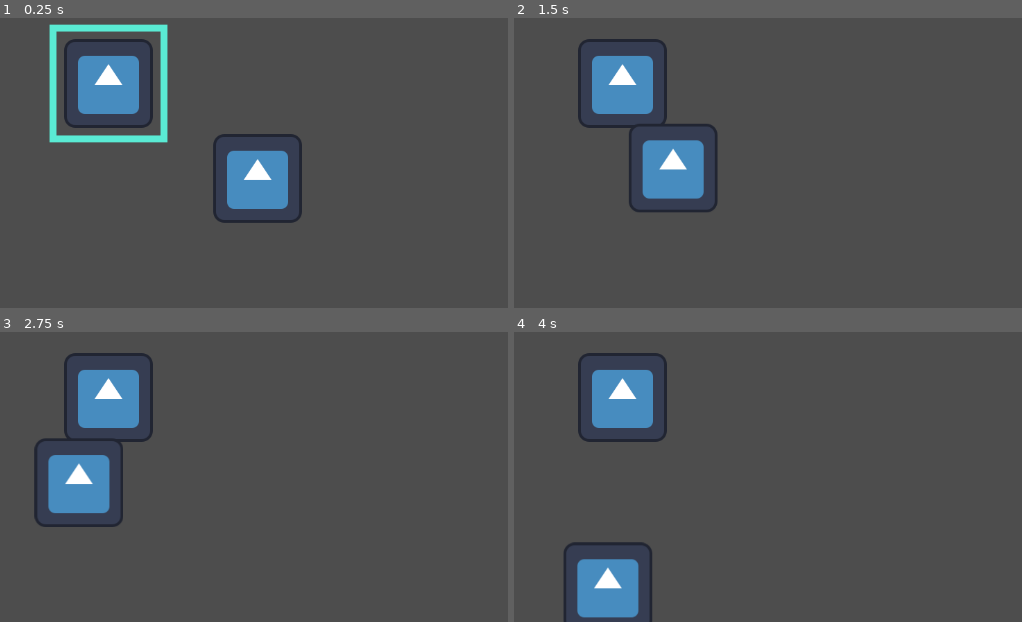
Above: before the commit, frames 1-4 (two rows, left to right).
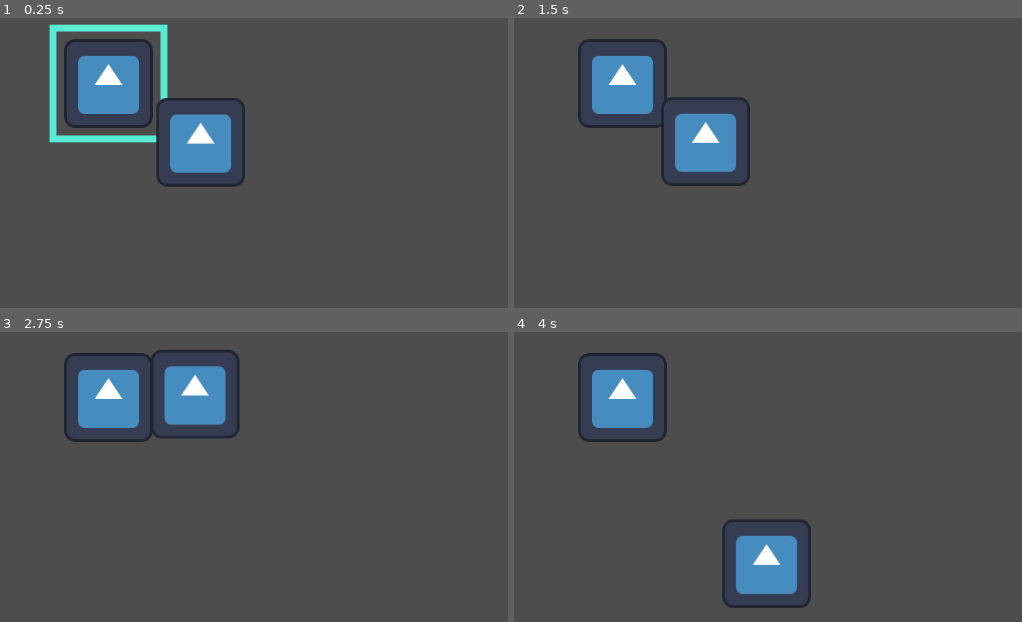
Above: after the commit, the same moments.

Repository: ArtCrafter2999/life-in-war
Game: Godot game, scene res://main_scene.tscn
Two runs of this game, one before a commit and one after it. Both use one fixed random seed, a clock stepped at 60 frames per second and the inputs below. The engine's default icon, where the game draws it, is replaced by a stand-in: a white triangle on a blue panel in a dark square.
Inputs:
- Up to frame 1 (0.25 s): no input
- Up to frame 2 (1.5 s): tap Enter at 0.5 s; hold D (Right) 0.53-1.28 s; tap E (Photo) at 0.6, 1.35 s; hold S (Down) from 1.28 s (still down)
- Up to frame 3 (2.75 s): release S (Down) at 2.03 s; hold D (Right) from 2.03 s (still down); tap E (Photo) at 2.1 s
- Up to frame 4 (4 s): release D (Right) at 2.78 s; hold W (Up) 2.78-3.53 s; tap E (Photo) at 2.85, 3.6 s; hold A (Left) from 3.53 s (still down)

The runs differ from the first frame. In frame 1, 6.1% of the frame differs, in the area x 30-60%, y 27-71%; in frame 2, 4.7%; in frame 3, 6.1%; in frame 4, 6.2%, in the area x 9-59%, y 64-100%.

Commit message:
Added happy mood

Diff:
--- a/creatures/node/creature.gd
+++ b/creatures/node/creature.gd
@@ -4,15 +4,15 @@
 @export var creature: Creature:
 	set(new):
 		creature = new
-		if Engine.is_editor_hint():
+		if is_node_ready():
 			setup()
 
 
 @onready var collision_shape_2d: CollisionShape2D = $CollisionShape2D
 @onready var sprite_2d: Sprite2D = $Sprite2D
 @onready var photo_location: PhotoLocation = $PhotoLocation
+@onready var mood_handler: Node = $MoodHandler
 
-var mood: Creature.Mood = Creature.Mood.HAPPY
 
 var target: Vector2
 
@@ -21,6 +21,19 @@
 	collision_shape_2d.shape = creature.collision
 	setup()
 
+	if !Engine.is_editor_hint():
+		mood_handler.mood = Creature.Mood.HAPPY
+
+
+func _physics_process(_delta: float):
+	if Engine.is_editor_hint():
+		return
+
+	var direction = global_position.direction_to(target)
+	velocity = direction * creature.speed
+	move_and_slide()
+
+
 func setup():
 	sprite_2d.texture = creature.texture
 	collision_shape_2d.shape = creature.collision
--- a/creatures/node/creature.tscn
+++ b/creatures/node/creature.tscn
@@ -1,9 +1,13 @@
-[gd_scene load_steps=7 format=3 uid="uid://bwkvqboq5pkjq"]
+[gd_scene load_steps=11 format=3 uid="uid://bwkvqboq5pkjq"]
 
 [ext_resource type="Script" path="res://creatures/node/creature.gd" id="1_fe6uk"]
-[ext_resource type="Script" path="res://creatures/resource/creature.gd" id="2_yj3kf"]
+[ext_resource type="Script" path="res://creatures/resource/creature_res.gd" id="2_yj3kf"]
 [ext_resource type="PackedScene" uid="uid://wk6mc1w1bwio" path="res://photo_location/photo_location.tscn" id="3_fxs67"]
-[ext_resource type="Texture2D" uid="uid://cixhno4hvh0k2" path="res://icon.svg" id="4_hdj33"]
+[ext_resource type="Script" path="res://creatures/node/mood_handler.gd" id="4_g2eqk"]
+[ext_resource type="Script" path="res://creatures/node/moods/curious.gd" id="5_8v215"]
+[ext_resource type="Script" path="res://creatures/node/moods/frightened.gd" id="6_mmy67"]
+[ext_resource type="Script" path="res://creatures/node/moods/happy.gd" id="7_2wqsw"]
+[ext_resource type="Script" path="res://creatures/node/moods/cautious.gd" id="8_0eqbt"]
 
 [sub_resource type="Resource" id="Resource_2lptg"]
 script = ExtResource("2_yj3kf")
@@ -25,7 +29,26 @@
 [node name="CollisionShape2D" type="CollisionShape2D" parent="."]
 
 [node name="PhotoLocation" parent="." instance=ExtResource("3_fxs67")]
-photo = ExtResource("4_hdj33")
 
 [node name="CollisionShape2D" type="CollisionShape2D" parent="PhotoLocation"]
 shape = SubResource("CircleShape2D_ftxqh")
+
+[node name="MoodHandler" type="Node" parent="."]
+script = ExtResource("4_g2eqk")
+
+[node name="Curious" type="Node" parent="MoodHandler"]
+script = ExtResource("5_8v215")
+
+[node name="Frightened" type="Node" parent="MoodHandler"]
+script = ExtResource("6_mmy67")
+
+[node name="Happy" type="Node" parent="MoodHandler"]
+script = ExtResource("7_2wqsw")
+
+[node name="RunTimer" type="Timer" parent="MoodHandler/Happy"]
+autostart = true
+
+[node name="Cautious" type="Node" parent="MoodHandler"]
+script = ExtResource("8_0eqbt")
+
+[connection signal="timeout" from="MoodHandler/Happy/RunTimer" to="MoodHandler/Happy" method="_on_run_timer_timeout"]
--- /dev/null
+++ b/creatures/node/mood_handler.gd
@@ -0,0 +1,28 @@
+extends Node
+
+
+@onready var curious: Node = $Curious
+@onready var frightened: Node = $Frightened
+@onready var happy: Node = $Happy
+@onready var cautious: Node = $Cautious
+
+var mood: Creature.Mood:
+	set(new):
+		mood = new
+
+
+		if mood == Creature.Mood.CURIOUS:
+			curious.set_process_mode(Node.PROCESS_MODE_PAUSABLE)
+		elif mood == Creature.Mood.FRIGHTENED:
+			frightened.set_process_mode(Node.PROCESS_MODE_PAUSABLE)
+		elif mood == Creature.Mood.HAPPY:
+			happy.set_process_mode(Node.PROCESS_MODE_PAUSABLE)
+		else:
+			cautious.set_process_mode(Node.PROCESS_MODE_PAUSABLE)
+
+
+func reset():
+	curious.set_process_mode(Node.PROCESS_MODE_DISABLED)
+	frightened.set_process_mode(Node.PROCESS_MODE_DISABLED)
+	happy.set_process_mode(Node.PROCESS_MODE_DISABLED)
+	cautious.set_process_mode(Node.PROCESS_MODE_DISABLED)
--- /dev/null
+++ b/creatures/node/moods/cautious.gd
@@ -0,0 +1,11 @@
+extends Node
+
+
+# Called when the node enters the scene tree for the first time.
+func _ready() -> void:
+	pass # Replace with function body.
+
+
+# Called every frame. 'delta' is the elapsed time since the previous frame.
+func _process(delta: float) -> void:
+	pass
--- /dev/null
+++ b/creatures/node/moods/curious.gd
@@ -0,0 +1,11 @@
+extends Node
+
+
+# Called when the node enters the scene tree for the first time.
+func _ready() -> void:
+	pass # Replace with function body.
+
+
+# Called every frame. 'delta' is the elapsed time since the previous frame.
+func _process(delta: float) -> void:
+	pass
--- /dev/null
+++ b/creatures/node/moods/frightened.gd
@@ -0,0 +1,11 @@
+extends Node
+
+
+# Called when the node enters the scene tree for the first time.
+func _ready() -> void:
+	pass # Replace with function body.
+
+
+# Called every frame. 'delta' is the elapsed time since the previous frame.
+func _process(delta: float) -> void:
+	pass
--- /dev/null
+++ b/creatures/node/moods/happy.gd
@@ -0,0 +1,13 @@
+extends Node
+
+@onready var creature: CharacterBody2D = $"../.."
+
+@onready var run_timer: Timer = $RunTimer
+
+func _process(_delta: float):
+	process_mode
+
+
+
+func _on_run_timer_timeout():
+	creature.target = creature.position + Vector2.from_angle(randf_range(0, deg_to_rad(360))) * 300
--- a/creatures/resource/test_creature.tres
+++ /dev/null
@@ -1,13 +0,0 @@
-[gd_resource type="Resource" script_class="Creature" load_steps=4 format=3 uid="uid://boiqyp25ub7r2"]
-
-[ext_resource type="Script" path="res://creatures/resource/creature.gd" id="1_twmof"]
-[ext_resource type="Texture2D" uid="uid://cixhno4hvh0k2" path="res://icon.svg" id="2_m1p6v"]
-
-[sub_resource type="RectangleShape2D" id="RectangleShape2D_gpvxn"]
-size = Vector2(125, 125)
-
-[resource]
-script = ExtResource("1_twmof")
-texture = ExtResource("2_m1p6v")
-collision = SubResource("RectangleShape2D_gpvxn")
-speed = 1.29
--- /dev/null
+++ b/creatures/species/test_creature.tres
@@ -0,0 +1,17 @@
+[gd_resource type="Resource" script_class="Creature" load_steps=4 format=3 uid="uid://boiqyp25ub7r2"]
+
+[ext_resource type="Script" path="res://creatures/resource/creature_res.gd" id="1_1qr6n"]
+[ext_resource type="Texture2D" uid="uid://cixhno4hvh0k2" path="res://icon.svg" id="2_1tg7h"]
+
+[sub_resource type="RectangleShape2D" id="RectangleShape2D_gpvxn"]
+size = Vector2(125, 125)
+
+[resource]
+script = ExtResource("1_1qr6n")
+texture = ExtResource("2_1tg7h")
+collision = SubResource("RectangleShape2D_gpvxn")
+speed = 100.0
+curious_weight = 0.0
+frightened_weight = 0.0
+happy_weight = 0.0
+cautious_weight = 0.0
--- a/main_scene.tscn
+++ b/main_scene.tscn
@@ -2,12 +2,13 @@
 
 [ext_resource type="PackedScene" uid="uid://f15d5nw2saa1" path="res://player/player.tscn" id="1_6yjy7"]
 [ext_resource type="PackedScene" uid="uid://bwkvqboq5pkjq" path="res://creatures/node/creature.tscn" id="4_12uye"]
-[ext_resource type="Resource" uid="uid://boiqyp25ub7r2" path="res://creatures/resource/test_creature.tres" id="5_bvcjq"]
+[ext_resource type="Resource" uid="uid://boiqyp25ub7r2" path="res://creatures/species/test_creature.tres" id="5_bvcjq"]
 
 [node name="MainScene" type="Node2D"]
 
 [node name="Player" parent="." instance=ExtResource("1_6yjy7")]
 
 [node name="Creature" parent="." instance=ExtResource("4_12uye")]
-position = Vector2(215, 137)
+position = Vector2(153.929, 98.085)
+velocity = Vector2(-1.08791, -0.693225)
 creature = ExtResource("5_bvcjq")
Renamed: creatures/resource/creature.gd -> creatures/resource/creature_res.gd
